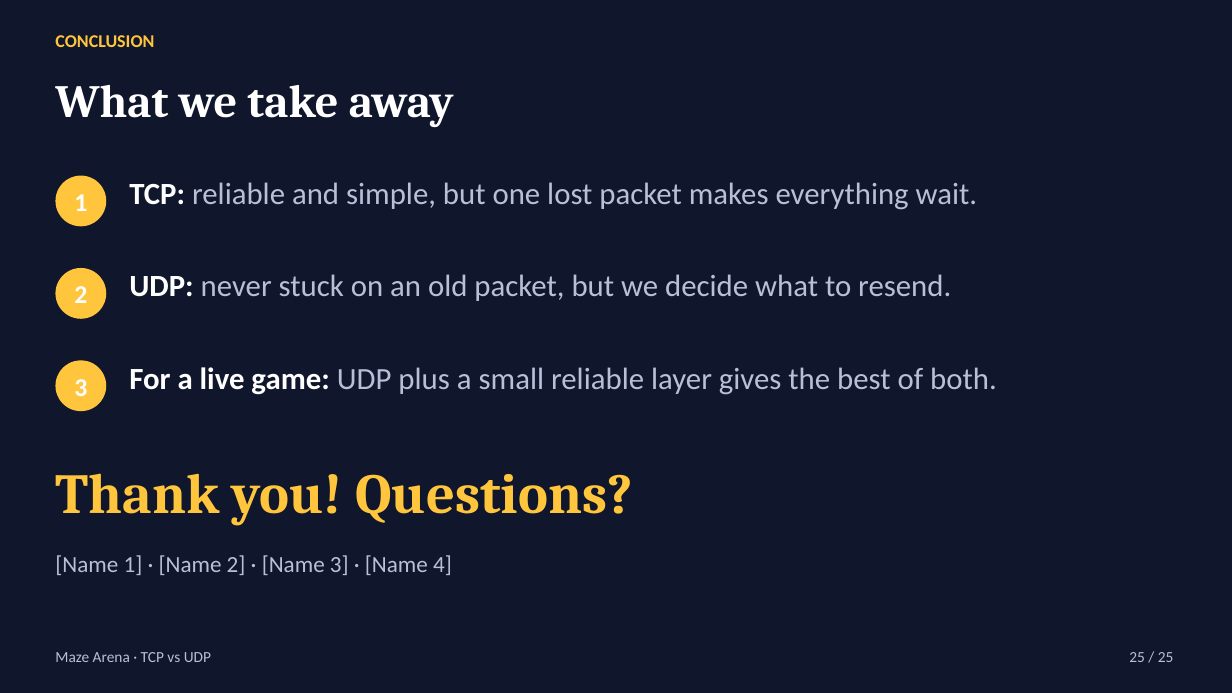
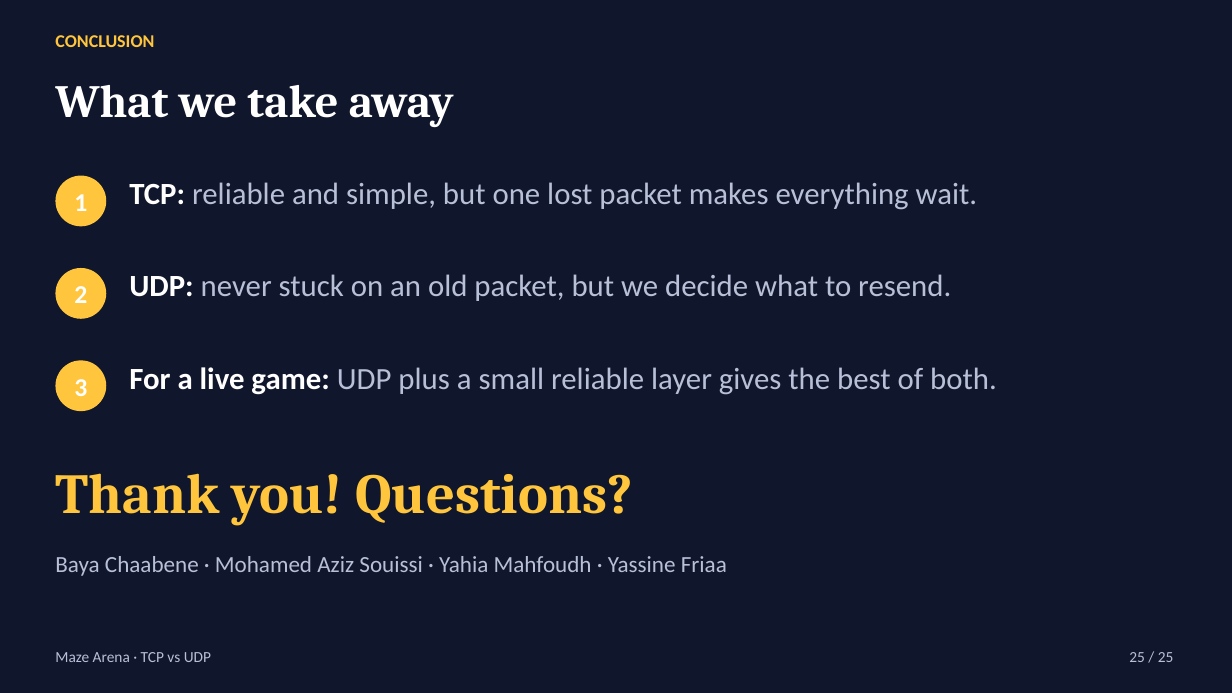
Before and after one commit to bayaCh05/maze-arena, a slide deck: slide 25 of slides/maze_arena_tcp_vs_udp.pptx. Drawn at 1232x693 pixels with LibreOffice and Linux fonts; fonts in the diff are those of the drawing. Boxes give left, top, right and bottom in pixels: in the first picture for what was removed or moved away, otherwise in the second. Text is boxed around its words. In the diff, an @@ line names an element or a change of style, - is before the commit and + after.

```diff
--- a/slides/maze_arena_tcp_vs_udp.pptx
+++ b/slides/maze_arena_tcp_vs_udp.pptx
@@ text at (55, 556, 727, 576): text changed @@
-[Name 1] · [Name 2] · [Name 3] · [Name 4]
+Baya Chaabene · Mohamed Aziz Souissi · Yahia Mahfoudh · Yassine Friaa
```
Also in this commit, not shown: 3 other slides changed, 3 other files.
